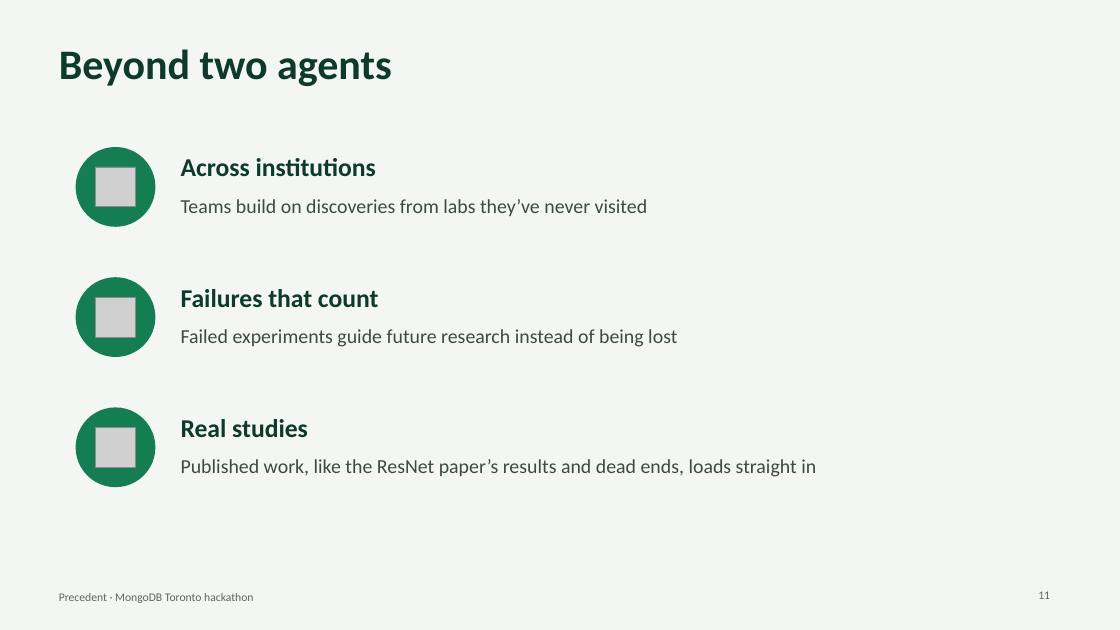
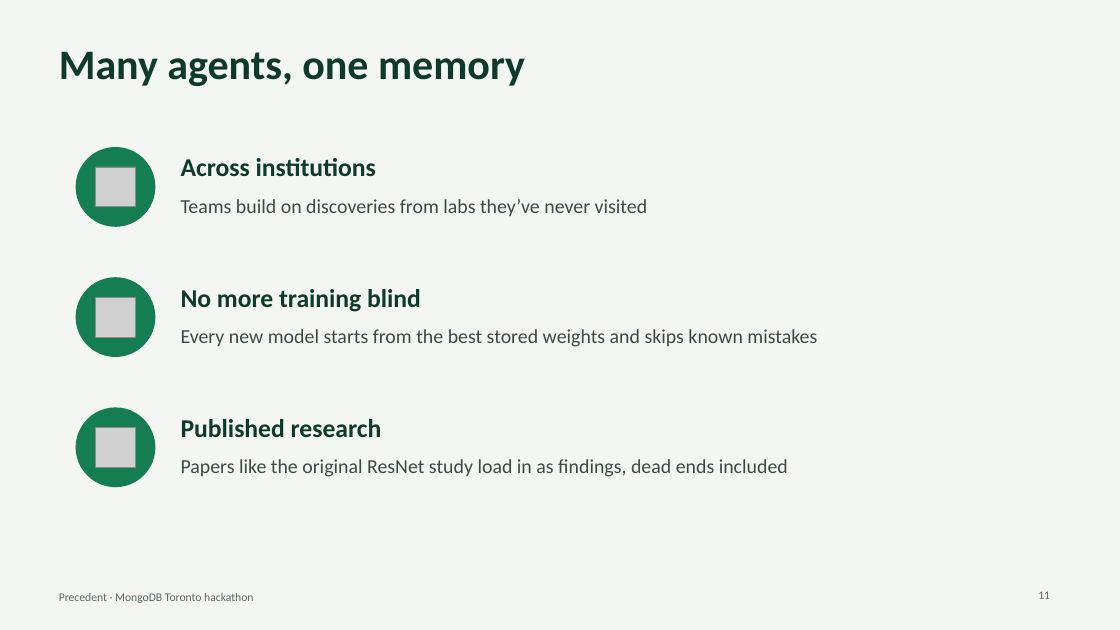
Before and after one commit to SalmaRoshdy-YG/Hackathon-project, a slide deck: slide 11 of docs/deck/precedent-deck.pptx. Drawn at 1120x630 pixels with LibreOffice and Linux fonts; fonts in the diff are those of the drawing; grey boxes stand for pictures. Boxes give left, top, right and bottom in pixels: in the first picture for what was removed or moved away, otherwise in the second. Text is boxed around its words. In the diff, an @@ line names an element or a change of style, - is before the commit and + after.

```diff
--- a/docs/deck/precedent-deck.pptx
+++ b/docs/deck/precedent-deck.pptx
@@ title at bbox=[59, 51, 525, 86]: text changed @@
-Beyond two agents
+Many agents, one memory
@@ text at bbox=[181, 289, 421, 312]: text changed @@
-Failures that count
+No more training blind
@@ text at bbox=[181, 329, 817, 347]: text changed @@
-Failed experiments guide future research instead of being lost
+Every new model starts from the best stored weights and skips known mistakes
@@ text at bbox=[181, 419, 382, 437]: text changed @@
-Real studies
+Published research
@@ text at bbox=[181, 459, 788, 477]: text changed @@
-Published work, like the ResNet paper’s results and dead ends, loads straight in
+Papers like the original ResNet study load in as findings, dead ends included
```
Also in this commit, not shown: 5 other slides changed, 1 slide added, 1 slide removed, 1 other file.
